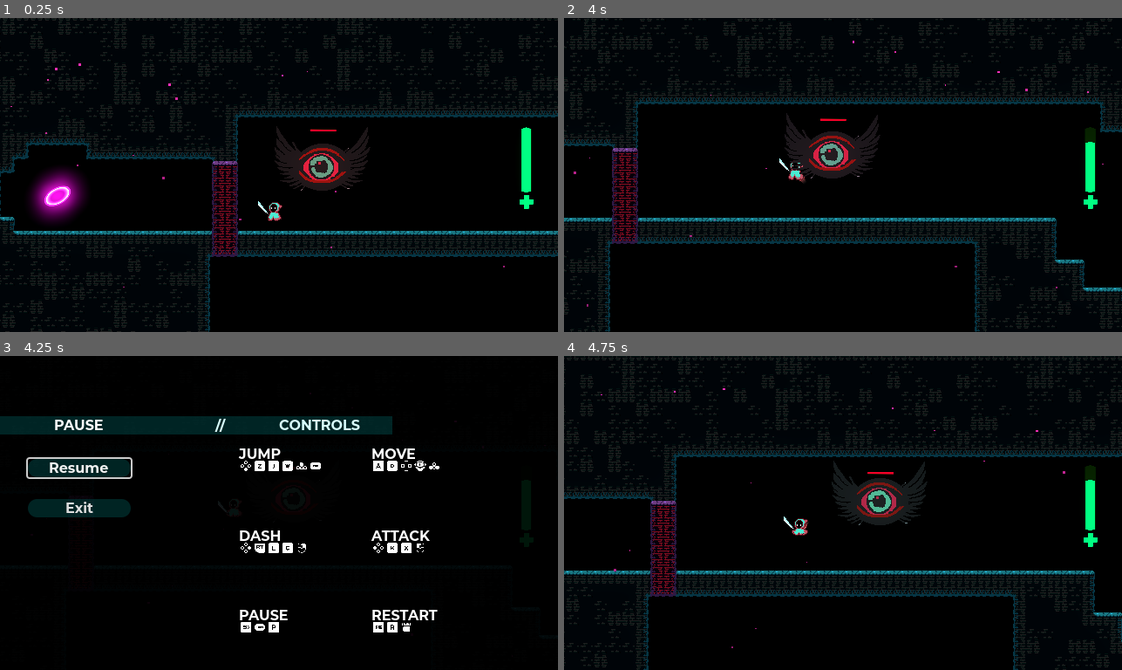
Above: before the commit, frames 1-4 (two rows, left to right).
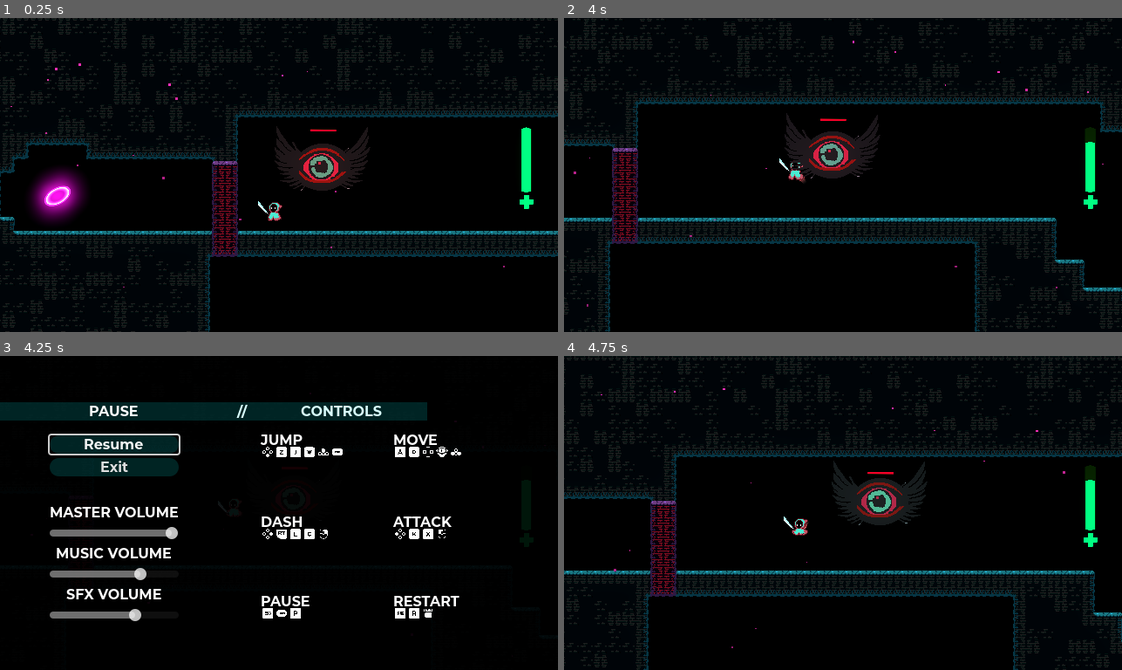
Above: after the commit, the same moments.

Repository: Driannn/AcerolaJam0
Game: Godot game, scene res://Scenes/Main scene/GameScene1.tscn
Same seed, same stepped clock (60 frames per second), same inputs: the game is played once before the commit and once after it.
Inputs (mouse positions are in pixels of both pictures, inside the frame that each line leads up to):
- Up to frame 1 (0.25 s): no input
- Up to frame 2 (4 s): tap Enter (ui_accept) at 0.5 s; move the mouse to (965, 159) at 0.52 s; hold D (move_right) 0.53-1.28 s; tap X (attack) at 0.6, 2.85 s; click (965, 159) at 0.67 s; tap Space (jump) at 0.77, 1.52, 3.02, 3.77 s; move the mouse to (731, 190) at 1.27 s; hold S 1.28-2.03 s; tap C (dash) at 1.35, 3.6 s; move the mouse to (898, 105) at 2.02 s; hold D (move_right) 2.03-2.78 s; hold F 2.03-2.78 s; move the mouse to (815, 237) at 2.77 s; hold W 2.78-3.53 s; click (815, 237) at 2.92 s; move the mouse to (1010, 222) at 3.52 s; hold A (move_left) from 3.53 s (still down)
- Up to frame 3 (4.25 s): keep holding A (move_left); tap Escape (pause) at 4.15 s
- Up to frame 4 (4.75 s): keep holding A (move_left); move the mouse to (675, 465) at 4.27 s; tap F at 4.35 s; tap Space (jump) at 4.52 s

Frames 1-2 are identical in both runs. In frame 3, 17% of the frame differs, in the area x 0-83%, y 14-89%; in frame 4, nothing differs.

Commit message:
basic volume fader on pause

Diff:
--- a/Scenes/Autoloads/music_controller.tscn
+++ b/Scenes/Autoloads/music_controller.tscn
@@ -9,4 +9,5 @@
 on_pause_pitch = 0.3
 
 [node name="MusicPlayer" type="AudioStreamPlayer" parent="."]
+volume_db = -14.0
 bus = &"Music"
--- a/Scenes/UI/pause_menu.tscn
+++ b/Scenes/UI/pause_menu.tscn
@@ -28,6 +28,7 @@
 [ext_resource type="Texture2D" uid="uid://bxps10jd0cvpu" path="res://Assets/Icons/xbox_rt.png" id="22_7hv88"]
 [ext_resource type="Texture2D" uid="uid://lfjhb51kkdrw" path="res://Assets/Icons/xbox_button_start.png" id="27_fqbrl"]
 [ext_resource type="Texture2D" uid="uid://detfy8k5xkoxq" path="res://Assets/Icons/keyboard_p.png" id="27_xf8ub"]
+[ext_resource type="PackedScene" uid="uid://cu156vjb5efak" path="res://Scenes/UI/volume_slider.tscn" id="29_slar6"]
 
 [sub_resource type="StyleBoxFlat" id="StyleBoxFlat_jh2i8"]
 bg_color = Color(0, 0, 0, 0.917647)
@@ -72,6 +73,8 @@
 anchors_preset = 15
 anchor_right = 1.0
 anchor_bottom = 1.0
+offset_left = 40.0
+offset_right = 40.0
 grow_horizontal = 2
 grow_vertical = 2
 script = ExtResource("1_63ibb")
@@ -81,10 +84,10 @@
 anchors_preset = 15
 anchor_right = 1.0
 anchor_bottom = 1.0
-offset_left = -37.0
-offset_top = -28.0
-offset_right = 80.0
-offset_bottom = 53.0
+offset_left = -52.0
+offset_top = -44.0
+offset_right = 65.0
+offset_bottom = 37.0
 grow_horizontal = 2
 grow_vertical = 2
 theme_override_styles/panel = SubResource("StyleBoxFlat_jh2i8")
@@ -299,9 +302,9 @@
 anchor_top = 0.5
 anchor_bottom = 0.5
 offset_left = 32.0
-offset_top = -111.0
+offset_top = -127.0
 offset_right = 150.0
-offset_bottom = 53.0
+offset_bottom = 37.0
 grow_vertical = 2
 theme_override_styles/panel = SubResource("StyleBoxLine_ee35v")
 
@@ -318,11 +321,11 @@
 anchors_preset = 15
 anchor_right = 1.0
 anchor_bottom = 1.0
-offset_top = 49.0
-offset_bottom = -3.0
+offset_top = 51.0
+offset_bottom = 74.0
 grow_horizontal = 2
 grow_vertical = 2
-theme_override_constants/separation = 25
+theme_override_constants/separation = 5
 
 [node name="Resume" type="Button" parent="Panel/VBoxContainer"]
 layout_mode = 2
@@ -351,5 +354,42 @@
 theme_override_styles/hover = SubResource("StyleBoxFlat_u83tw")
 text = "Exit"
 
+[node name="SEPARATOR" type="Label" parent="Panel/VBoxContainer"]
+layout_mode = 2
+theme_override_fonts/font = ExtResource("1_fvnia")
+text = "
+"
+horizontal_alignment = 1
+
+[node name="MasterLabel" type="Label" parent="Panel/VBoxContainer"]
+layout_mode = 2
+theme_override_fonts/font = ExtResource("1_fvnia")
+text = "MASTER VOLUME"
+horizontal_alignment = 1
+
+[node name="Master" parent="Panel/VBoxContainer" instance=ExtResource("29_slar6")]
+layout_mode = 2
+bus_name = "Master"
+
+[node name="MusicLabel" type="Label" parent="Panel/VBoxContainer"]
+layout_mode = 2
+theme_override_fonts/font = ExtResource("1_fvnia")
+text = "MUSIC VOLUME"
+horizontal_alignment = 1
+
+[node name="Music" parent="Panel/VBoxContainer" instance=ExtResource("29_slar6")]
+layout_mode = 2
+bus_name = "Music"
+
+[node name="SfxLabel" type="Label" parent="Panel/VBoxContainer"]
+layout_mode = 2
+theme_override_fonts/font = ExtResource("1_fvnia")
+text = "SFX VOLUME"
+horizontal_alignment = 1
+
+[node name="Sfx" parent="Panel/VBoxContainer" instance=ExtResource("29_slar6")]
+layout_mode = 2
+bus_name = "SFX"
+
 [connection signal="pressed" from="Panel/VBoxContainer/Resume" to="." method="_on_reusme_pressed"]
 [connection signal="pressed" from="Panel/VBoxContainer/Exit" to="." method="_on_exit_pressed"]
--- /dev/null
+++ b/Scenes/UI/volume_slider.gd
@@ -0,0 +1,22 @@
+extends HSlider
+
+#Tutorial for this code
+#https://www.youtube.com/watch?v=aFkRmtGiZCw
+
+@export var bus_name: String
+
+var bus_index: int
+
+func _ready():
+	bus_index = AudioServer.get_bus_index(bus_name)
+	value_changed.connect(_on_value_changed)
+
+	value = db_to_linear(
+		AudioServer.get_bus_volume_db(bus_index)
+	)
+
+func _on_value_changed(value: float) -> void:
+	AudioServer.set_bus_volume_db(
+		bus_index,
+		linear_to_db(value)
+	)
--- /dev/null
+++ b/Scenes/UI/volume_slider.tscn
@@ -0,0 +1,10 @@
+[gd_scene load_steps=2 format=3 uid="uid://cu156vjb5efak"]
+
+[ext_resource type="Script" path="res://Scenes/UI/volume_slider.gd" id="1_u0jqq"]
+
+[node name="VolumeSlider" type="HSlider"]
+offset_right = 132.0
+offset_bottom = 45.0
+max_value = 1.0
+step = 0.001
+script = ExtResource("1_u0jqq")
--- a/default_bus_layout.tres
+++ b/default_bus_layout.tres
@@ -33,7 +33,7 @@
 bus/1/solo = false
 bus/1/mute = false
 bus/1/bypass_fx = false
-bus/1/volume_db = -14.0622
+bus/1/volume_db = -2.71024
 bus/1/send = &"Master"
 bus/1/effect/0/effect = SubResource("AudioEffectPhaser_biish")
 bus/1/effect/0/enabled = false
@@ -43,7 +43,7 @@
 bus/2/solo = false
 bus/2/mute = false
 bus/2/bypass_fx = false
-bus/2/volume_db = 0.0
+bus/2/volume_db = -3.32444
 bus/2/send = &"Master"
 bus/3/name = &"Player"
 bus/3/solo = false
@@ -75,3 +75,9 @@
 bus/6/send = &"SFX"
 bus/6/effect/0/effect = SubResource("AudioEffectEQ_67q7p")
 bus/6/effect/0/enabled = true
+bus/7/name = &"PseudoMaster"
+bus/7/solo = false
+bus/7/mute = false
+bus/7/bypass_fx = false
+bus/7/volume_db = 0.0
+bus/7/send = &"Master"
Not shown: 1 places in Scenes/UI/pause_menu.tscn that only renumber resources
